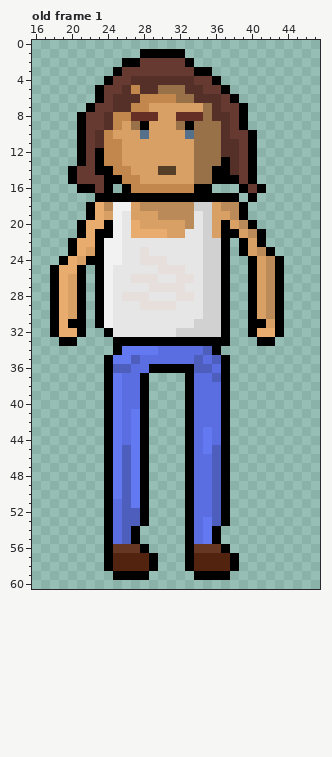
Two states of a pixel-art file, Assets/main character.aseprite. Above, as it was before the edit.
64x64 pixels, 4 frames. Shown: old frame 1: x 16..47, y 0..60. The commit also changed other frames, which this record leaves out.
The same view after the edit:
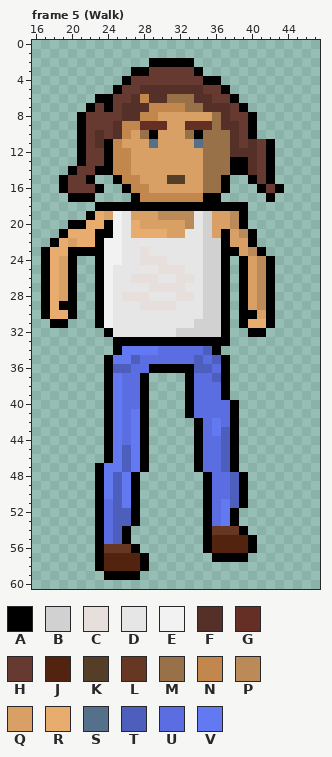
Palette (. is transparent): A #000000  B #d1d1d1  C #e6dfdc  D #e6e6e6  E #f2f2f2  F #543029  G #662f25  H #663931  J #52240f  K #543e28  L #663823  M #997149  N #c2874c  P #ba8a59  Q #d9a066  R #e8ac6f  S #55708a  T #4d5ebd  U #5b6ee1  V #6379f2
A new or re-ordered frame is compared with the old frame closest to it.
Commit: added walking animation and wasd movement
Change:
frames 4 -> 12
Frame 5 (Walk) is new; against old frame 1:
y 1: x 28..32 AAAAA -> .....
y 2: x 26..32 AAHHHHH -> ...AAAA
y 3: x 25..28 AHHH -> ..AA; x 35 A -> .
y 4: x 24..33 AHHFFFFFFF -> ..AHHHHHHH; x 35 H -> A
y 5: x 23..27 AHHFN -> ..AHH; x 30..32 MMM -> FFF
y 6: x 24..26 HFF -> AHH; x 29..31 NNN -> FFM; x 36 F -> H
y 7: x 24..25 HF -> AH; x 27..35 NNQQQQQQM -> FFNNNNMMF; x 37 H -> F
y 8: x 24..29 FNNGGG -> HHFFNN; x 32..36 GGGMF -> QQQQM; x 39..40 A. -> HA
y 9: x 24..30 FNQMAQQ -> HFNNGGG; x 32..35 MAMM -> QGGG; x 38..40 HA. -> FHA
y 10: x 24..26 NQQ -> HFN; x 28..29 SQ -> MA; x 33..34 SM -> MA; x 37..38 FH -> MF
y 11: x 24 N -> A; x 29 Q -> S; x 34 M -> S; x 37 F -> M; x 40..42 A.. -> FHA
y 12: x 23..24 AN -> HA; x 26 Q -> N; x 34 M -> Q; x 37 F -> M; x 39..42 HA.. -> FFHA
y 13: x 23..24 AN -> HA; x 26 Q -> N; x 34 M -> Q; x 37..42 AFHA.. -> MAAFHA
y 14: x 30..31 KK -> QQ; x 34 M -> Q; x 36..42 AAFHA.. -> MMAAFHA
y 15: x 19..20 .A -> AH; x 22..24 HHA -> A..; x 31..32 QQ -> KK; x 34 M -> Q; x 36 A -> M; x 38..39 AH -> ..; x 41..42 .. -> HA
y 16: x 19..24 ..AAHA -> AHHHA.; x 29..37 NNNNNAA.. -> QQQQQQMMA; x 39..40 AH -> ..; x 42..43 .. -> HA
y 17: x 20..26 ...AAAA -> AAA....; x 28..34 AAAAAAA -> NNNNNNN; x 37..38 AA -> ..; x 40 A -> .; x 42 . -> A
y 18: x 22..38 ARPEEQPPPPPPBBQPP -> .AAAAAAAAAAAAAAAA
y 20: x 20 . -> A; x 37..40 AQPA -> QPA.
y 21: x 19..21 ..A -> ARR; x 38..41 AQPA -> QPA.
y 22: x 18..20 ..A -> ARQ; x 38..41 .AQA -> QQA.
y 23: x 17..19 ... -> ARR; x 21..22 RQ -> AA; x 38..42 .AQPA -> AQPA.
y 24: x 17..22 ..ARQA -> ARQA..; x 39..43 .AQPA -> AQPA.
y 25: x 17..21 .ARRA -> ARQA.; x 39..43 .AQPA -> AQPA.
y 26..28: x 17..21 .ARQA -> ARQA.; x 39..43 .AQPA -> AQPA.
y 29: x 17..21 .ARQA -> ARAA.; x 39..43 .AQPA -> AQPA.
y 30: x 17..18 .A -> AR; x 20..21 QA -> A.; x 39 . -> A; x 42..43 PA -> A.
y 31: x 19..21 RAA -> A..; x 39..43 .AAQA -> ARRA.
y 32: x 18..21 ARRA -> ....; x 41..43 RRA -> A..
y 33: x 19..20 AA -> ..; x 41..42 AA -> ..
y 40..41: x 37..38 A. -> UA
y 42: x 33..34 AU -> .A; x 36..38 UA. -> VUA
y 43: x 33..38 AUVUA. -> .AUVTA
y 44: x 33..35 AUV -> .AU; x 37..38 A. -> TA
y 45: x 33..38 AUVTA. -> .AUUTA
y 46: x 33..34 AU -> .A; x 36..38 TA. -> UTA
y 47: x 23..24 .A -> AV; x 33..34 AU -> .A; x 36..38 TA. -> UTA
y 48..50: x 23..28 .AVTVA -> AVTVA.; x 33..39 AUUTA.. -> ..AUUTA
y 51: x 23..28 .AUTVA -> AUTVA.; x 33..39 AUUTA.. -> ..AUVTA
y 52: x 23..25 .AU -> AUT; x 27..28 TA -> A.; x 33..38 AUUTA. -> ..AUVA
y 53: x 23..25 .AU -> AUT; x 27..28 TA -> A.; x 33..38 AUVTA. -> ..AUVA
y 54: x 23..27 .AUTA -> AUTA.; x 33..39 AUVA... -> ..ALLLA
y 55: x 23..27 .AUTA -> AUTA.; x 33..40 AUVA.... -> ..AJJJJA
y 56: x 23..24 .A -> AL; x 27..28 LA -> A.; x 33..40 ALLLA... -> ..AJJJJA
y 57: x 23..24 .A -> AJ; x 28..29 JA -> A.; x 33..37 AJJJJ -> ...AA; x 39 . -> A
y 58: x 23..24 .A -> AJ; x 28..29 JA -> A.; x 33..38 AJJJJA -> ......
y 59: x 24 . -> A; x 28 A -> .; x 34..37 AAAA -> ....
Pixel boxes of the changes (left, top, right, bottom) in both pictures:
changed: (41, 49, 284, 346)
changed: (95, 400, 257, 580)
